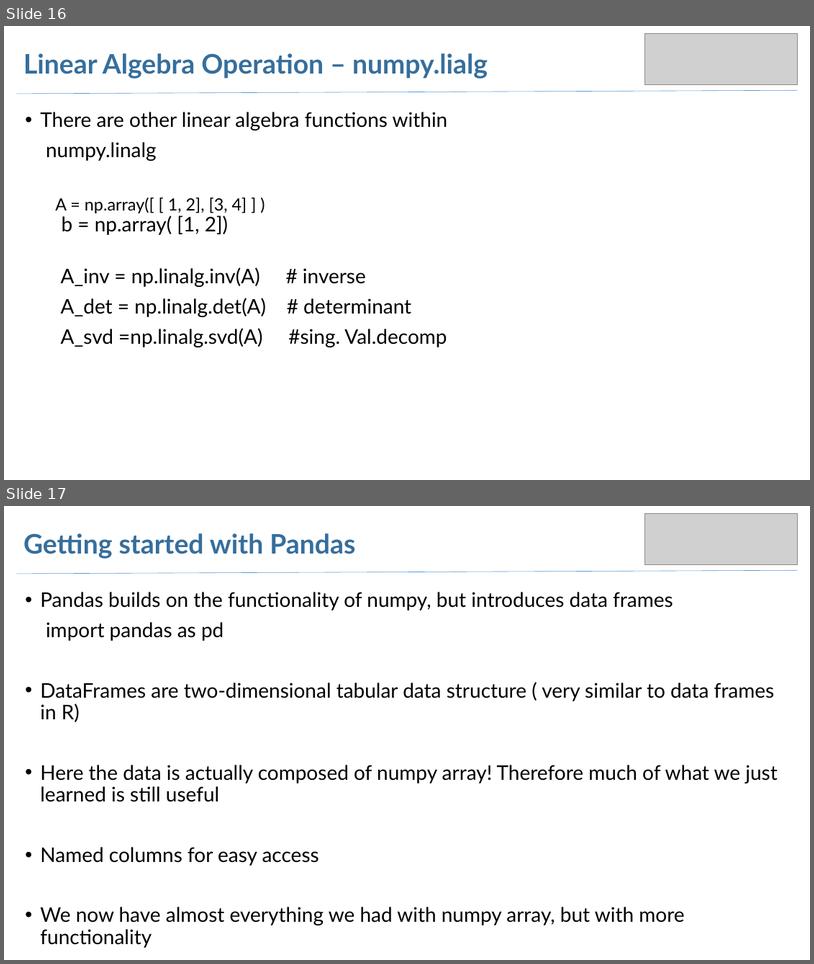
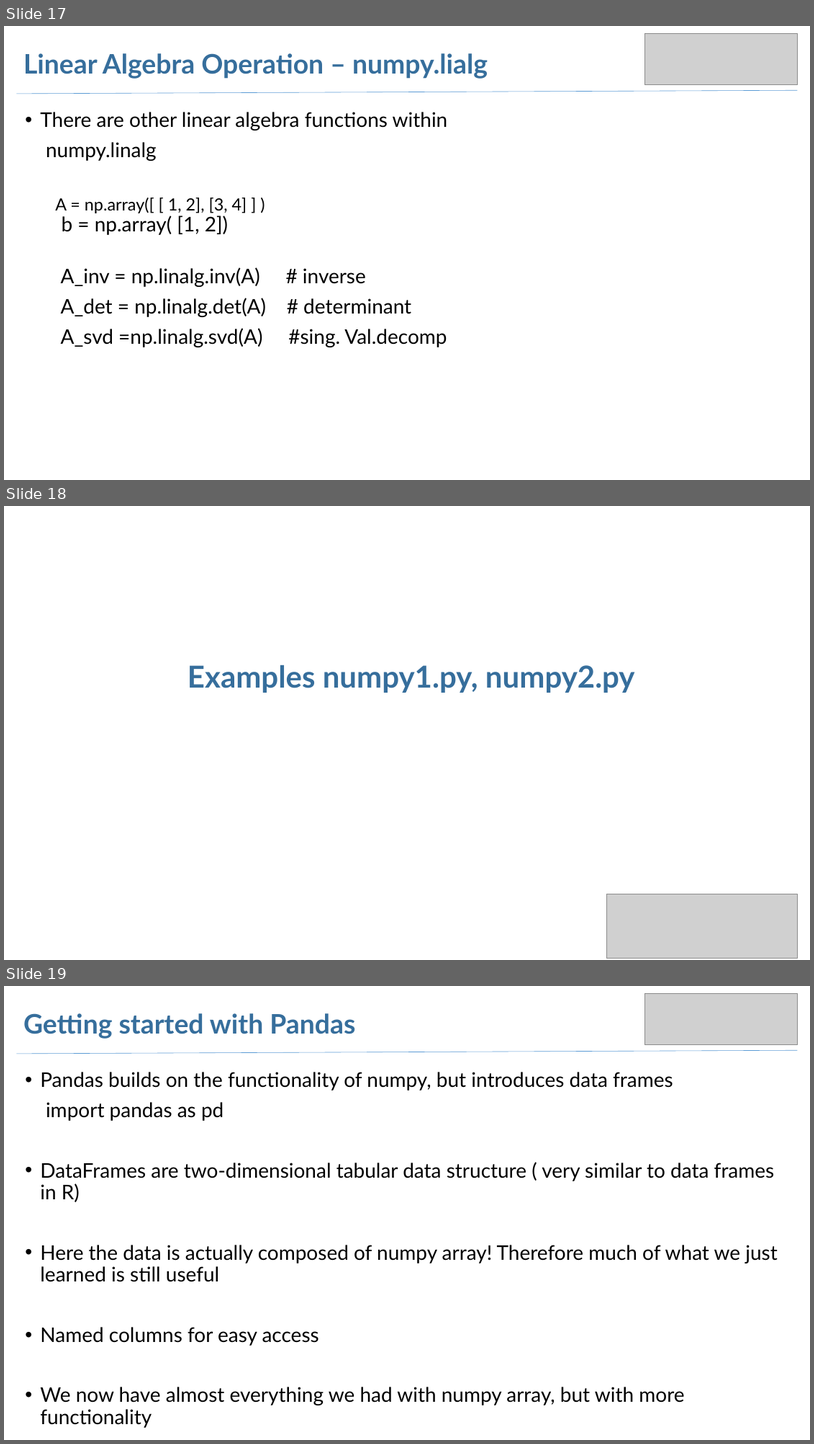
Before and after one commit to arjangvt/python-workshop, a slide deck: WorkshopSlides-Part2.pptx. Shown one above the other, each under a label of ours: slides 16 and 17 before the commit, slides 17, 18 and 19 after it. The pictures are 814x964 and 814x1444 pixels, drawn with LibreOffice and Linux fonts; fonts in the diff are those of the drawing; grey boxes stand for pictures. Boxes give left, top, right and bottom in pixels: in the first picture for what was removed or moved away, otherwise in the second. Text is boxed around its words. In the diff, an @@ line names an element or a change of style, - is before the commit and + after.

```diff
--- a/WorkshopSlides-Part2.pptx
+++ b/WorkshopSlides-Part2.pptx
@@ slide 18 added at [4, 506, 810, 960], background #FFFFFF @@
@@ title added at [188, 664, 635, 692], 36 pt, text #366E9C, bold @@
+Examples numpy1.py, numpy2.py
@@ picture added at [607, 894, 797, 958] @@
@@ what was slide 16 is now slide 17 @@
@@ what was slide 17 is now slide 19 @@
```
Also in this commit, not shown: 2 slides changed, 1 other slide added, 1 other file.
